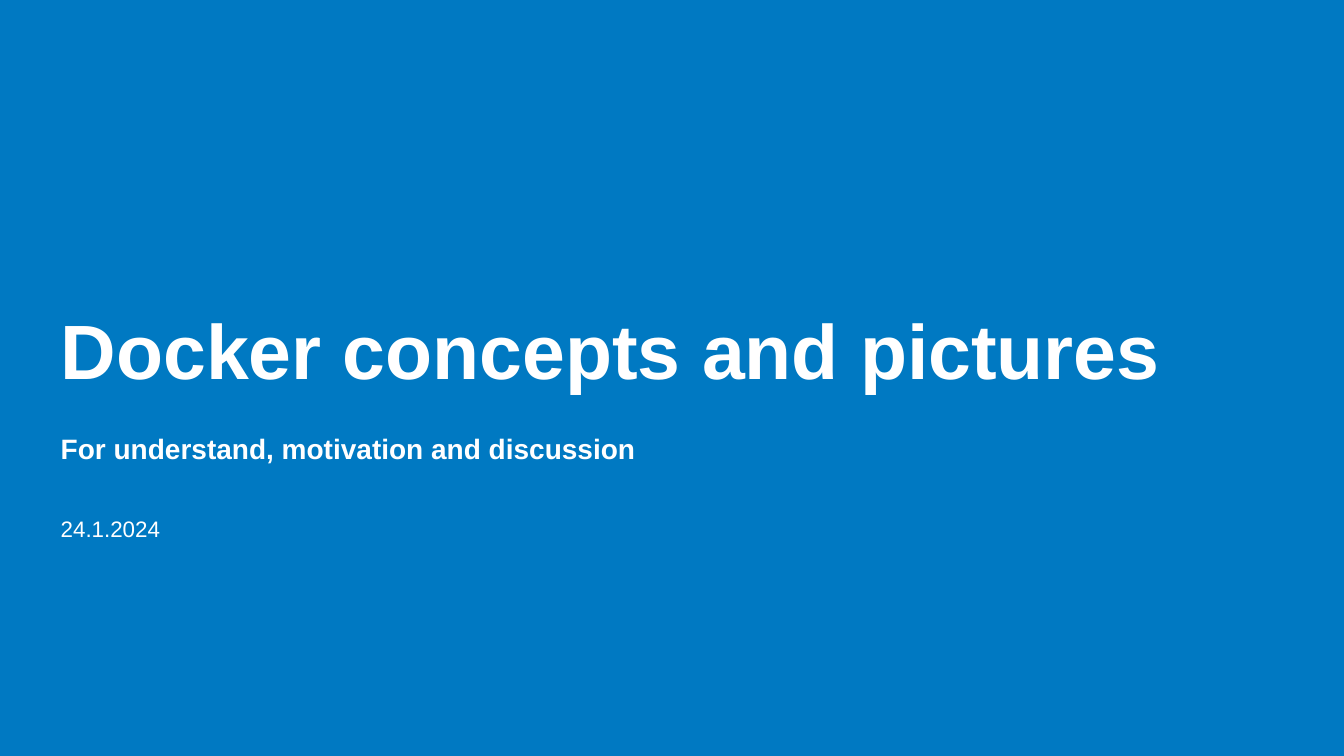
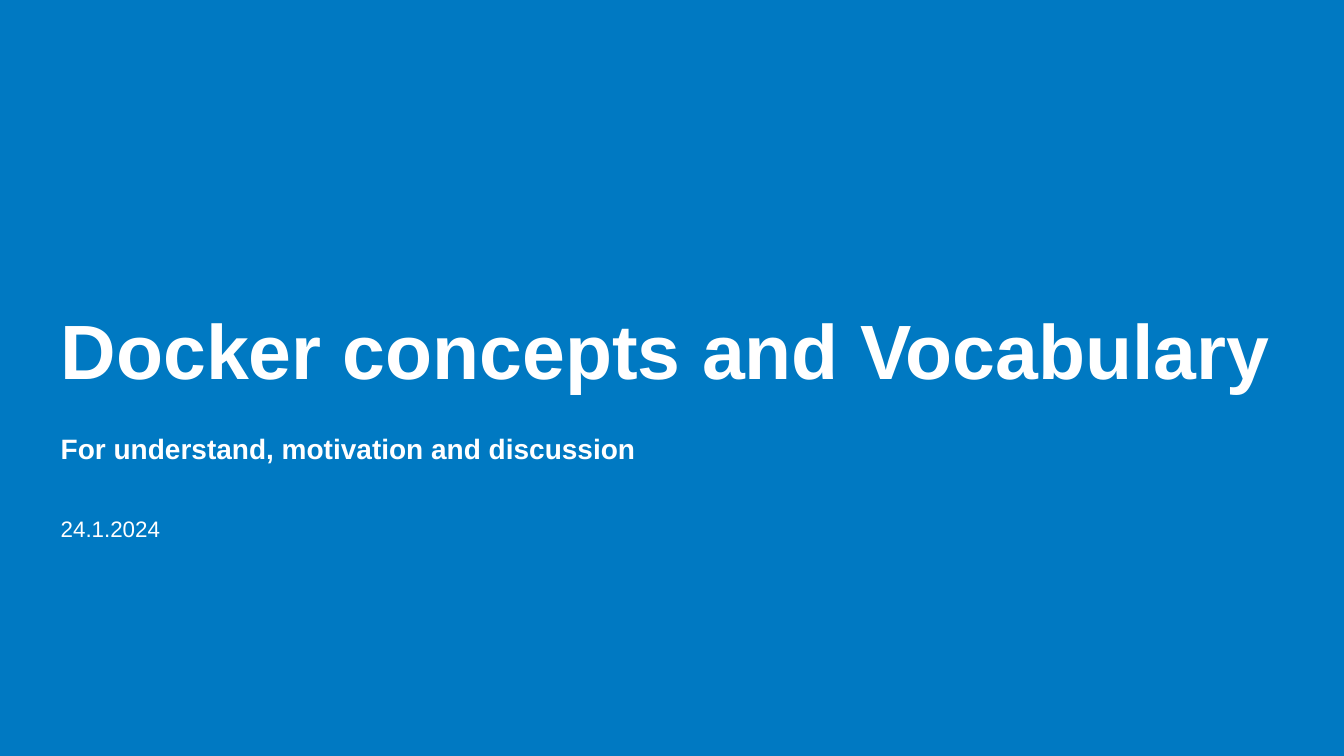
Before and after one commit to haagahelia/ohke-teknologiat, a slide deck: slide 1 of 01_docker/DockerConceptsAndVocabulary.pptx. Drawn at 1344x756 pixels with LibreOffice and Linux fonts; fonts in the diff are those of the drawing; background and template pictures are left out. Boxes give left, top, right and bottom in pixels: in the first picture for what was removed or moved away, otherwise in the second. Text is boxed around its words. In the diff, an @@ line names an element or a change of style, - is before the commit and + after.

Commit message:
Docker

```diff
--- a/01_docker/DockerConceptsAndVocabulary.pptx
+++ b/01_docker/DockerConceptsAndVocabulary.pptx
@@ title at (x1=61, y1=323, x2=1269, y2=394): text changed @@
-Docker concepts and pictures
+Docker concepts and Vocabulary
```
Also in this commit, not shown: 6 other slides changed, 3 slides added, 1 slide removed, 3 other files.
